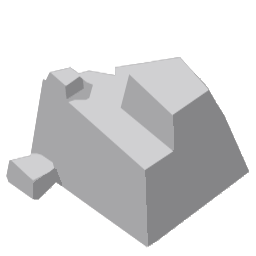
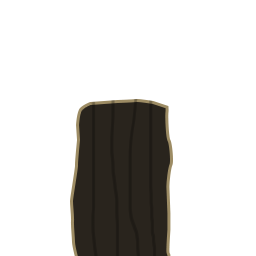
Layered file, before and after one edit (256px x 256px). Changes by layer:
added group "buildings" with 6 layers above "dirt" over <box>6,57,249,256</box>
added group "single doorway" with 2 layers in group "buildings" over <box>70,98,173,256</box>
added layer "Layer 52" (29%) in group "single doorway" over <box>90,98,157,256</box>
added layer "Shape 1" in group "single doorway" over <box>70,99,173,256</box>
hid group "rocks" (2nd of 2) (8 layers) over <box>6,57,249,250</box>
hid group "woods" (26 layers) over <box>6,57,249,256</box>
showed group "grass" (2nd of 2) (15 layers) over <box>6,57,249,256</box>
